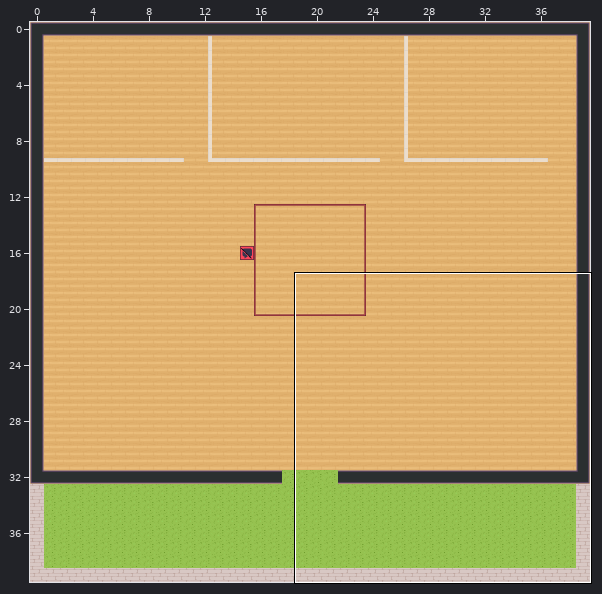
Tiled map (JSON): map.tmj. Above: a wide view before the commit, with the close-up outlined.
Close-up. Before the commit:
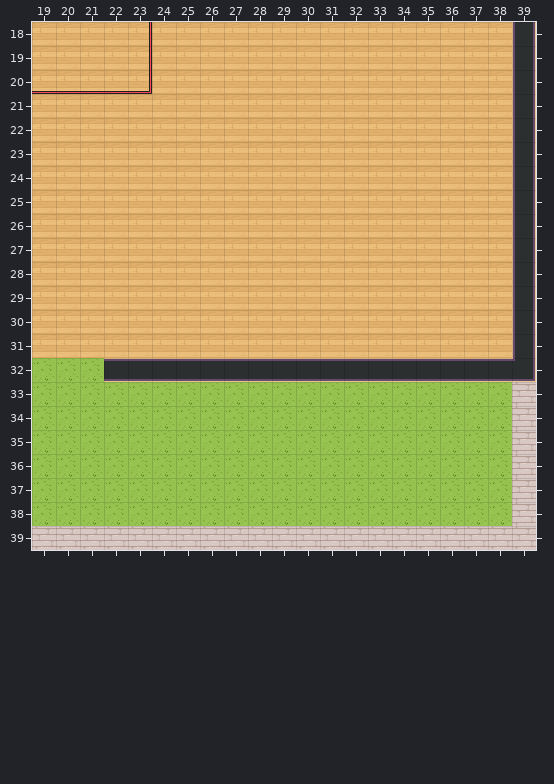
Cells are 32x32 px. Shown: x 19..39, y 18..39. The commit also changed other parts of the map, which this record leaves out.
The same view after the edit:
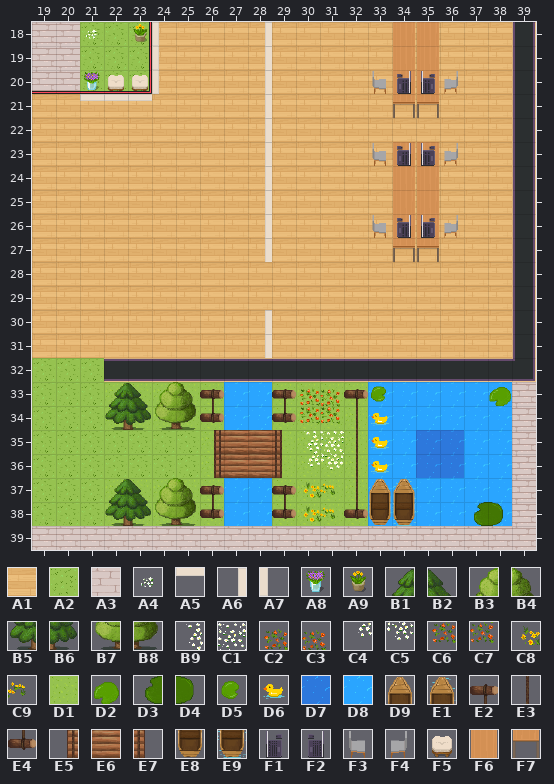
Key: from "Chunk 1": A1 2, A2 4, A3 38, A4 56, A5 167 turned 180, A6 167 turned 270, A7 167 turned 90; from "WA_Decoration": A8 92, A9 93; from "WA_Exterior": B1 334, B2 335, B3 336, B4 337, B5 359, B6 360, B7 361, B8 362, B9 528, C1 529, C2 533, C3 534, C4 553, C5 554, C6 558, C7 559, C8 575, C9 576, D1 629, D2 632, D3 633, D4 634, D5 656, D6 659, D7 675, D8 676, D9 727, E1 728, E2 729 turned 90, E3 730 turned 90, E4 731 turned 90, E5 732, E6 733, E7 734, E8 752, E9 753; from "WA_Miscellaneous": F1 24, F2 25; from "WA_Seats": F3 119, F4 120, F5 164; from "WA_Tables": F6 12, F7 22.
__ is an empty cell, ## one hidden under a higher layer, .. an unchanged one.
Tiles of an added or newly shown layer are drawn over the layers below it.
Edits made:
--- layer "Ground/floor/tile-floor-1"
@@ x 19..23 @@
-18 A1 A1 A1 A1 A1
-19 A1 A1 A1 A1 A1
-20 A1 A1 A1 A1 A1
+18 A3 A3 A2 A2 A2
+19 A3 A3 A2 A2 A2
+20 A3 A3 A2 A2 A2
@@ x 22..38 @@
-33 A2 A2 A2 A2 A2 A2 A2 A2 A2 A2 A2 A2 A2 A2 A2 A2 A2
-34 A2 A2 A2 A2 A2 A2 A2 A2 A2 A2 A2 A2 A2 A2 A2 A2 A2
-35 .. .. .. .. A2 A2 A2 A2 A2 A2 A2 A2 A2 A2 A2 A2 A2
-36 .. .. .. .. A2 A2 A2 A2 A2 A2 A2 A2 A2 A2 A2 A2 A2
-37 A2 A2 A2 A2 A2 A2 A2 A2 A2 A2 A2 A2 A2 A2 A2 A2 A2
-38 A2 A2 A2 A2 A2 A2 A2 A2 A2 A2 A2 A2 A2 A2 A2 A2 A2
+33 D1 D1 D1 D1 D1 D8 D8 D1 D1 D1 D1 D8 D8 D8 D8 D8 D8
+34 D1 D1 D1 D1 D1 D8 D8 D1 D1 D1 D1 D8 D8 D8 D8 D8 D8
+35 .. .. .. .. D1 ## ## D1 D1 D1 D1 D8 D8 D7 D7 D8 D8
+36 .. .. .. .. D1 ## ## D1 D1 D1 D1 D8 D8 D7 D7 D8 D8
+37 D1 D1 D1 D1 D1 D8 D8 D1 D1 D1 D1 D8 D8 D8 D8 D8 D8
+38 D1 D1 D1 D1 D1 D8 D8 D1 D1 D1 D1 D8 D8 D8 D8 D8 D8
--- layer "Ground/walls/tile-walls1"
@@ x 21..28 @@
-18 .. .. .. __ .. .. .. __
-19 .. .. .. __ .. .. .. __
-20 .. .. .. __ .. .. .. __
-21 __ __ __ .. .. .. .. __
-22 .. .. .. .. .. .. .. __
-23 .. .. .. .. .. .. .. __
-24 .. .. .. .. .. .. .. __
-25 .. .. .. .. .. .. .. __
-26 .. .. .. .. .. .. .. __
-27 .. .. .. .. .. .. .. __
+18 .. .. .. A7 .. .. .. A6
+19 .. .. .. A7 .. .. .. A6
+20 .. .. .. A7 .. .. .. A6
+21 A5 A5 A5 .. .. .. .. A6
+22 .. .. .. .. .. .. .. A6
+23 .. .. .. .. .. .. .. A6
+24 .. .. .. .. .. .. .. A6
+25 .. .. .. .. .. .. .. A6
+26 .. .. .. .. .. .. .. A6
+27 .. .. .. .. .. .. .. A6
@@ x 28..28 @@
-30 __
-31 __
+30 A6
+31 A6
--- layer "Ground/furnitures/tile-texture-level-1" (added)
@@ x 21..36 @@
-18 __ .. __ .. .. .. .. .. .. .. .. .. .. __ __ ..
-19 .. .. .. .. .. .. .. .. .. .. .. .. .. __ __ ..
-20 __ __ __ .. .. .. .. .. .. .. .. .. __ __ __ __
-21 .. .. .. .. .. .. .. .. .. .. .. .. .. __ __ ..
+18 A4 .. A9 .. .. .. .. .. .. .. .. .. .. F6 F6 ..
+19 .. .. .. .. .. .. .. .. .. .. .. .. .. F6 F6 ..
+20 A8 F5 F5 .. .. .. .. .. .. .. .. .. F3 F6 F6 F4
+21 .. .. .. .. .. .. .. .. .. .. .. .. .. F7 F7 ..
@@ x 33..36 @@
-23 __ __ __ __
-24 .. __ __ ..
-25 .. __ __ ..
-26 __ __ __ __
-27 .. __ __ ..
+23 F3 F6 F6 F4
+24 .. F6 F6 ..
+25 .. F6 F6 ..
+26 F3 F6 F6 F4
+27 .. F7 F7 ..
@@ x 22..38 @@
-33 __ __ __ __ __ .. .. __ __ __ __ __ .. .. .. .. __
-34 __ __ __ __ __ .. .. __ __ __ __ __ .. .. .. .. ..
-35 .. .. .. .. __ __ __ __ __ __ __ __ .. .. .. .. ..
-36 .. .. .. .. __ __ __ __ __ __ __ __ .. .. .. .. ..
-37 __ __ __ __ __ .. .. __ __ __ __ __ __ .. .. .. ..
-38 __ __ __ __ __ .. .. __ __ __ __ __ __ .. .. __ __
+33 B1 B2 B3 B4 E2 .. .. E2 C2 C3 E2 D5 .. .. .. .. D2
+34 B5 B6 B7 B8 E4 .. .. E4 C6 C7 E3 D6 .. .. .. .. ..
+35 .. .. .. .. E5 E6 E6 E7 B9 C1 E3 D6 .. .. .. .. ..
+36 .. .. .. .. E5 E6 E6 E7 C4 C5 E3 D6 .. .. .. .. ..
+37 B1 B2 B3 B4 E2 .. .. E2 C8 C9 E3 D9 E1 .. .. .. ..
+38 B5 B6 B7 B8 E4 .. .. E4 C8 C9 E4 E8 E9 .. .. D3 D4
--- layer "Ground/furnitures/tile-texture-level-2" (added)
@@ x 34..35 @@
-20 __ __
+20 F2 F1
@@ x 34..35 @@
-23 __ __
+23 F2 F1
@@ x 34..35 @@
-26 __ __
+26 F2 F1
